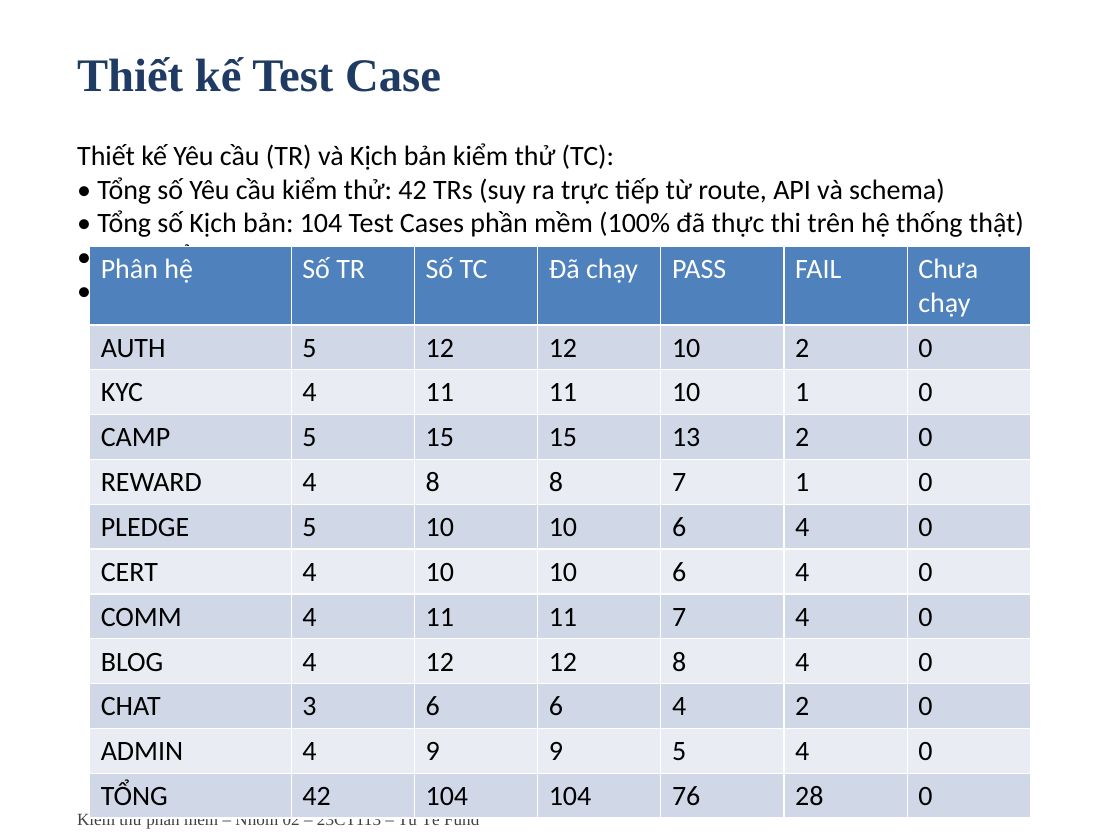
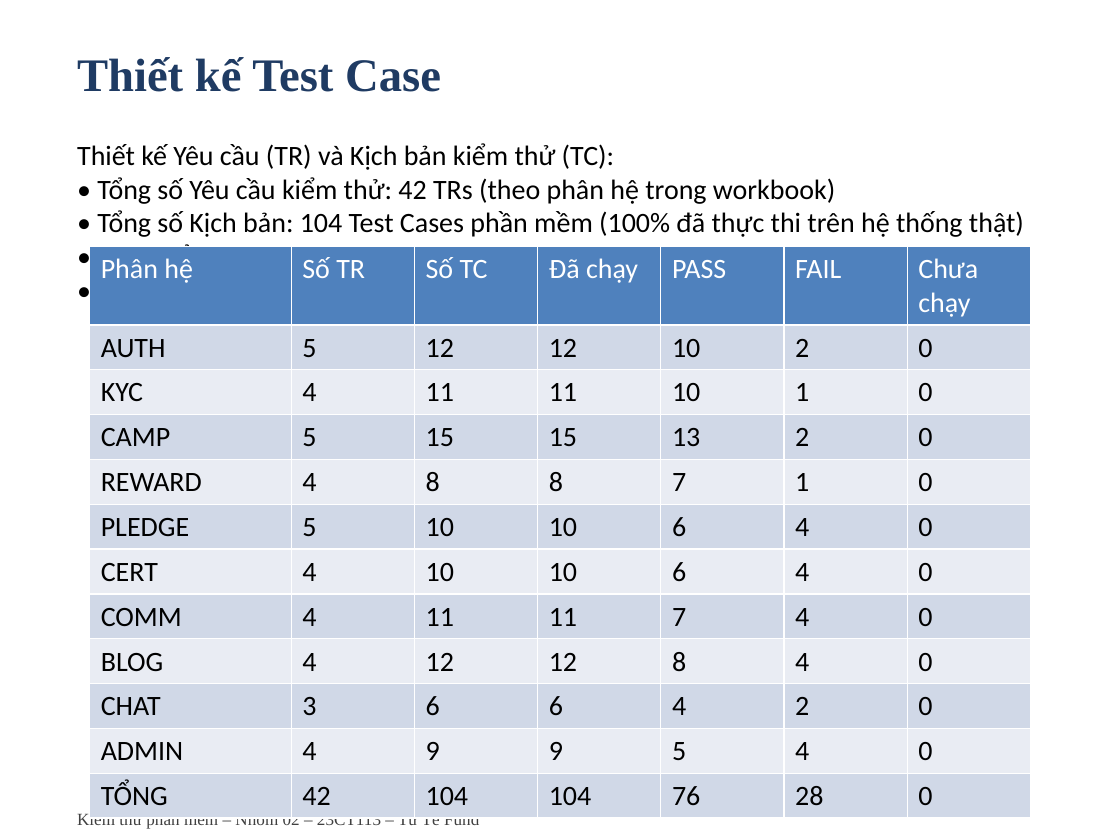
Before and after one commit to Escanor292/test, a slide deck: slide 6 of 23CT113_Nhom02_NenTangCrowdfunding(TuTeFund)/Word+ppt Báo Cáo/Ppt Báo cáo Nhóm 2 - 23CT113.pptx. Drawn at 1120x840 pixels with LibreOffice and Linux fonts; fonts in the diff are those of the drawing. Boxes give left, top, right and bottom in pixels: in the first picture for what was removed or moved away, otherwise in the second. Text is boxed around its words. In the diff, an @@ line names an element or a change of style, - is before the commit and + after.

```diff
--- a/23CT113_Nhom02_NenTangCrowdfunding(TuTeFund)/Word+ppt Báo Cáo/Ppt Báo cáo Nhóm 2 - 23CT113.pptx
+++ b/23CT113_Nhom02_NenTangCrowdfunding(TuTeFund)/Word+ppt Báo Cáo/Ppt Báo cáo Nhóm 2 - 23CT113.pptx
@@ text at bbox=[97, 177, 835, 204]: text changed @@
-• Tổng số Yêu cầu kiểm thử: 42 TRs (suy ra trực tiếp từ route, API và schema)
+• Tổng số Yêu cầu kiểm thử: 42 TRs (theo phân hệ trong workbook)
```
Also in this commit, not shown: 1 other file.
